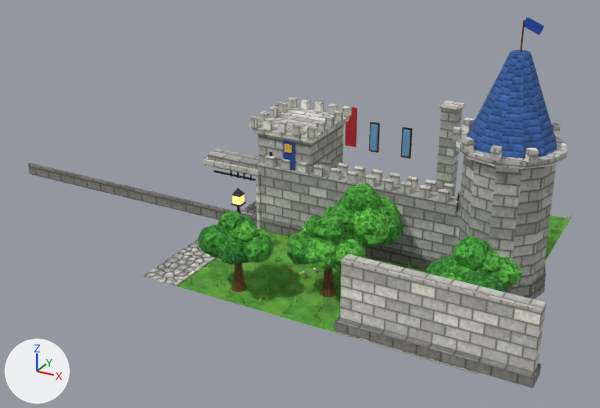
A saved change to the glTF model assets/models/town_b/chunk_2_1.glb.
One viewpoint serves both versions: a 50 mm camera at (54.8, -58.3, 18.6) aimed at (36.3, -24.7, 1.8). Every picture has the same lights, and +X, +Y and +Z are marked at lower left. The older version comes first. Vertices at exactly the same position are counted once.

The first picture shows 'chunk_2_1'.
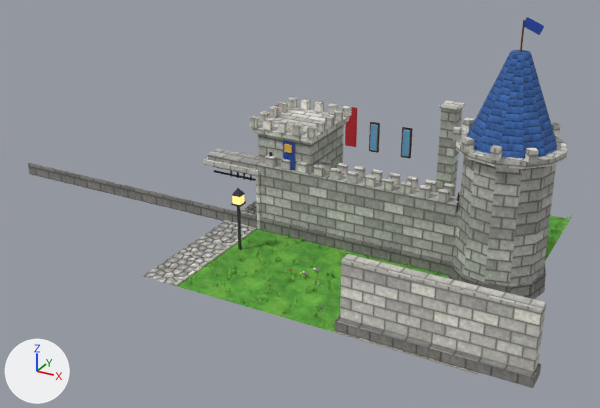
What differs and where, as boxes (x1, y1, x2, y2) in the pictures (600 x 408 px):
part 1 of me_chunk_2_1, deleted (green): before (197, 183, 522, 297)

What changed in the scene script:
```text
Change me_chunk_2_1:
    used by ob_chunk_2_1; location = (0.0, 0.0, 0.0)
    remove me_chunk_2_1.from_pydata(...)  # 13206 vertices, 19258 faces; spans x 17.9..50.1, y -32.3..-15.4, z -0.1..12.0
    add me_chunk_2_1.from_pydata(...)  # 11126 vertices, 15306 faces; spans x 17.9..50.1, y -32.1..-15.4, z -0.1..12.0
    me_chunk_2_1 part 1: 60 loose pieces with 2080 vertices, spanning x 34.7..48.7, y -32.3..-24.8, z 0.0..4.4, are deleted
    remove me_chunk_2_1.materials.append(mat_trunk)
    remove me_chunk_2_1.materials.append(mat_leaf_a)
    remove me_chunk_2_1.materials.append(mat_leaf_c)
```
